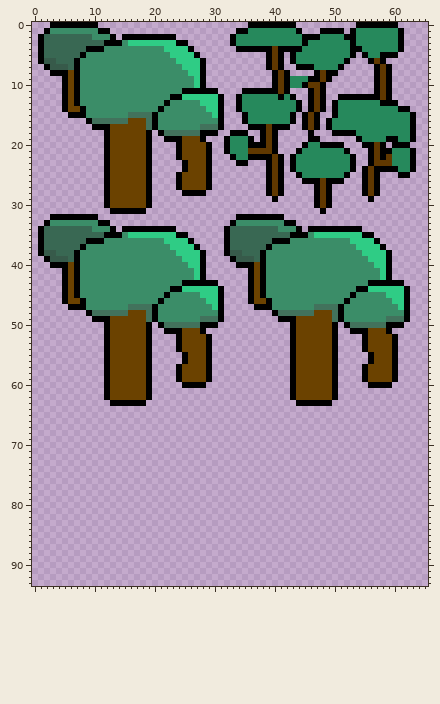
Sprite sheet, stored at tilemap/props_tilemap.png. Above, as it was before the edit.
The file is 96x96 pixels. Shown: x 0..65, y 0..93.
After the commit:
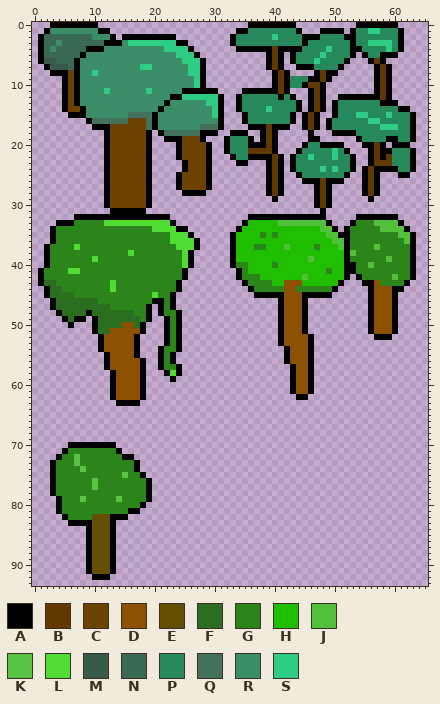
Palette (. is transparent): A #000000  B #603800  C #6b4200  D #8c5100  E #644e01  F #2b6e1f  G #2b851a  H #1fbf00  J #51c03b  K #59c444  L #4fdd34  M #375a4a  N #396853  P #26895c  Q #42725c  R #3b8d68  S #2fcc85
Diff:
Changed rows in their new state; - is an unchanged pixel.
first column x 3:
 1 -----------------------------------------------------SS---
 2 -------------------------------------S--------------------
 3 -R---------------------------------------------------SSSS-
 4 R---------------------------------------------S---------S-
 5 --------------------R------------------------S------------
 6 ---------------------R----------------------S-------------
 7 ---------------SS-----R-----------------------------------
 8 -------S--------------------------------------------------
11 ---------S------S-----------------------------------------
13 -------------------------R--------------------------------
14 --------------------------R---------S---------------------
15 ---------------------------------------------------SS---S-
16 -----------------------------------------------------SS---
17 -------------------------------------------------------SSS
first column x 46:
21 ----S
22 S---S
24 --S-S
first column x 1:
32 --....----AAAAAAAAAAAA-----------..------AAAAAAA-----AAAAAAA---
33 -..AAAGGGGGLLLLLLLLLLLA---------..AHHHHHJJJJJJJJA---AGGGJJJJA--
34 ..AGGGGGGGGGGGGGGGGLLLLAA------..AHHHHHHHHHHHHHJJ-.-GGGGGJJJJA-
35 ..AGGGGGGGGGGGGGGGGGGGLLLA-----.AHHHHGHGHHHHHHHHJJAAGGGGGGGGJJA
36 ..AGGGGGGGGGGGGGGGGGGGLLLLA----.AHHHHHHHHHHHHHHHHJJAGGGGGGGGGJA
37 .AGGGGLGGGGGGGGGGGGGGGGLLL-----.AHHHGGHHHJHHHHGHHHJAGGGGJGGGGGA
38 .AGGGGGGGGGGGGGLGGGGGGGGLA..---.AHHHHHHHHHHHHHHHHHHAJGGGGGGGGGA
39 --GGGGGGGLGGGGGGGGGGGGGGLA..-----HHHHHHHHHHHHJHHHHHAGGGGGGJGGGA
40 -AGGGGGGGGGGGGGGGGGGGGGGLA..----AGGHHHHGHHHHHHHHHHHAAGGJGGGGGGA
41 AGGGGLLGGGGGGGGGGGGGGGGGA...-----AGHHHHHHHHHHHHHGHHAAGGGGGGGGGA
42 AGGGGGGGGGGGGGGGGGGGGGGGA...-----AGGGHHHHHHHJHHHHHHA.AGGGGGJGGA
43 AFFGGGGGGGGGLGGGGGGGGGGA......----AGGGGHHDDDHHHHHHA...A-DGGGGA-
44 -AFFGGGGGGGGLGGGGGGGGGG-.......-----GGGGGDDGGGGGGA.....ADDDAA.-
45 -AFFFFGGGGGGGGGGGGGLGGA........----.A-AAADDDAAAAA......ADDDA..-
46 --AFFFFFFFGGGGGGGGGA-GA........----.....ADDDA..........ADDDA..-
47 --AFFFFFFFFFGGGGGGA.AGA........-----....ADDDA..........ADDDA..-
48 ---AFFFF-FFFFFFFGGA.AGGA.......--------.ADDDA..........ADDDA..-
49 ----AFAA--FFFFFFFGA..AGA.......----------DDDA..........ADDDA..-
50 -----A---AFFFFDDFA.-.AGA......----------ADDDA.....-....ADDD-.--
51 ---------AFFDDDDDA.---G-....------------ADDDA.....--...ADDDA---
52 ----------ADDDDDA..--AG-.....-----------ADDDDA....----..AAA.---
53 ----------ADDDDDA..--AG-.....-----------ADDDDA....----......---
54 ----------ADDDDDA..-AGG-.....------------ADDDA....----......---
55 ------------DDDDA..-AGA-.....------------ADDDA....-----.....---
56 ------------DDDDDA.-AGA-.....------------ADDDA....-----.....---
57 ------------DDDDDA.-AGG-.....--------------DDA....----......---
58 -----------.ADDDDA.--AL-.....--------------DDA....----......---
59 -----------.ADDDDA.---A......--------------DDA....----......---
60 -----------.ADDDDA.-----....---------------DDA....-----....----
61 -----------.ADDDDA.------------------------DDA....-------------
62 -----------.ADDDDA.-----------------------.AA.....-------------
63 ------------.----.-------------------------......--------------
first column x 3:
70 ---AAAAAAAA------
71 --AGGGGGGGGA-----
72 -AGGKGGGGGGGAA---
73 AGGGKGGGGGGGGGA--
74 AGGGGKGGGGGGGGA--
75 AGGGGGGGGGGGKGGA-
76 AGGGGGGKGGGGGGGGA
77 AGGGGGGKGGGGGGGGA
78 AGGGGGGGGGGGGGGGA
79 -AGGGKGGGGGKGGGGA
80 -AGGGGGGGGGGGGGA-
81 -AGGGGGGGGGGGAA--
82 --AGGGGEEEAAA----
83 ---AAAAEEEA------
84 ------AEEEA------
85 ------AEEEA------
86 ------AEEEA------
87 ------AEEEA------
88 ------AEEEA------
89 ------AEEEA------
90 ------AEEEA------
91 ------AEEEA------
92 -------AAA-------
